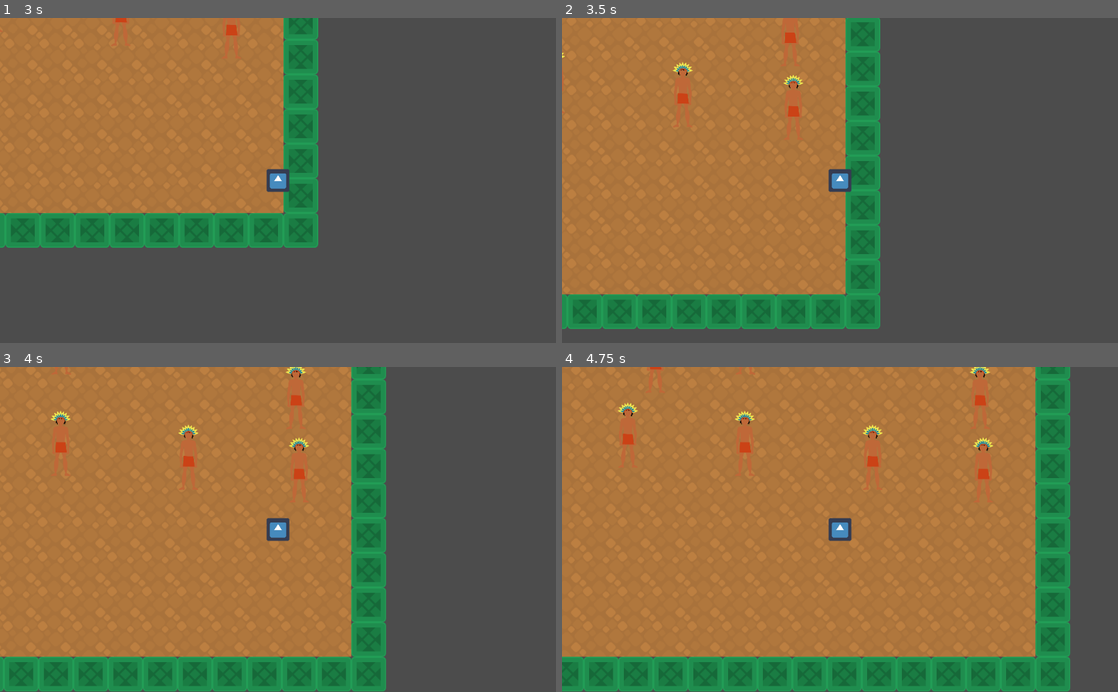
Above: before the commit, frames 1-4 (two rows, left to right).
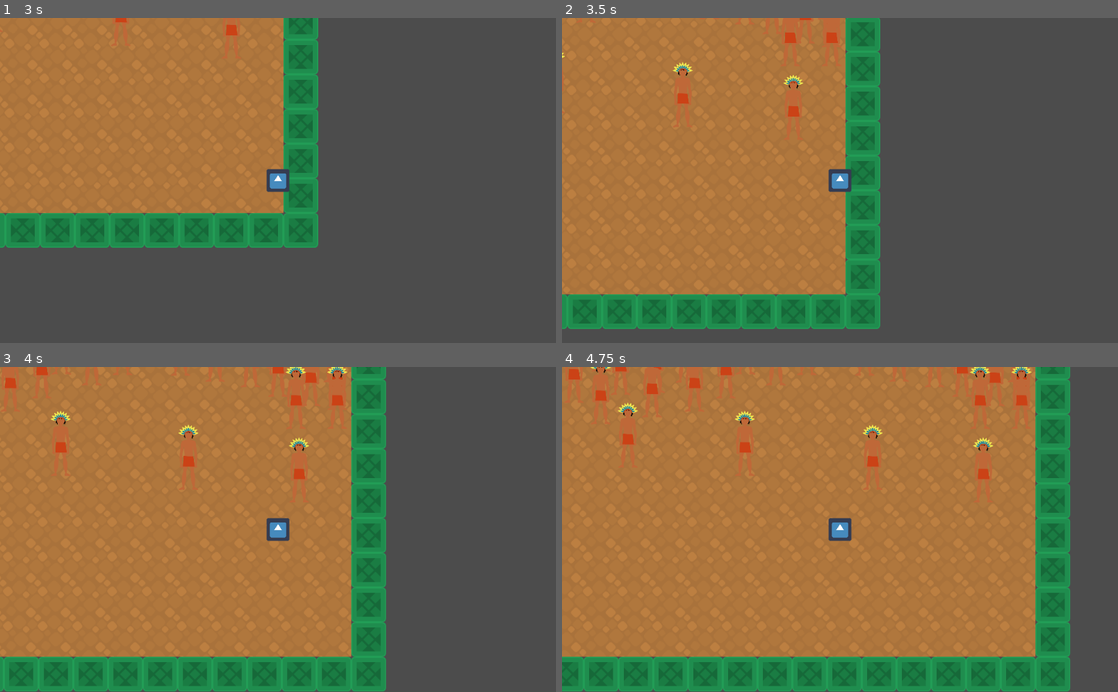
Above: after the commit, the same moments.

Repository: lendroit/welcome_thomas
Game: Godot game, scene res://World.tscn
The game is run twice, just before and just after one commit, with the same random seed, the same clock (stepped at 60 frames per second) and the same inputs. The engine's default icon, where the game draws it, is replaced by a stand-in: a white triangle on a blue panel in a dark square.
Inputs:
- Up to frame 1 (3 s): tap Enter (ui_accept) at 0.5, 0.77, 1.52, 2 s; hold Right (ui_right) 0.53-1.28 s; hold Down (ui_down) 1.28-2.03 s; hold Right (ui_right) 2.03-2.78 s; hold Up (ui_up) from 2.78 s (still down)
- Up to frame 2 (3.5 s): keep holding Up (ui_up); tap Enter (ui_accept) at 3.02 s
- Up to frame 3 (4 s): release Up (ui_up) at 3.53 s; hold Left (ui_left) from 3.53 s (still down); tap Enter (ui_accept) at 3.77 s
- Up to frame 4 (4.75 s): keep holding Left (ui_left); tap Enter (ui_accept) at 4.52 s

Frame 1 is identical in both runs. In frame 2, less than 0.1% of the frame differs, in the area x 42-50%, y 0-8%; in frame 3, 0.4%; in frame 4, 0.6%, in the area x 1-85%, y 0-12%.

Commit message:
feature: Moar Mayansss

Diff:
--- a/World.tscn
+++ b/World.tscn
@@ -65,4 +65,163 @@
 position = Vector2( 862.733, 838.52 )
 
 [node name="Mayan17" parent="." instance=ExtResource( 4 )]
-position = Vector2( 882.639, 294.033 )
+position = Vector2( 881.86, 294.033 )
+
+[node name="Mayan18" parent="." instance=ExtResource( 4 )]
+position = Vector2( 709.505, 322.952 )
+
+[node name="Mayan19" parent="." instance=ExtResource( 4 )]
+position = Vector2( 567.611, 442.867 )
+
+[node name="Mayan20" parent="." instance=ExtResource( 4 )]
+position = Vector2( 711.433, 444.024 )
+
+[node name="Mayan21" parent="." instance=ExtResource( 4 )]
+position = Vector2( 858.34, 451.736 )
+
+[node name="Mayan22" parent="." instance=ExtResource( 4 )]
+position = Vector2( 661.693, 509.187 )
+
+[node name="Mayan23" parent="." instance=ExtResource( 4 )]
+position = Vector2( 594.216, 502.247 )
+
+[node name="Mayan24" parent="." instance=ExtResource( 4 )]
+position = Vector2( 506.304, 499.934 )
+
+[node name="Mayan25" parent="." instance=ExtResource( 4 )]
+position = Vector2( 466.203, 446.338 )
+
+[node name="Mayan26" parent="." instance=ExtResource( 4 )]
+position = Vector2( 420.705, 499.548 )
+
+[node name="Mayan27" parent="." instance=ExtResource( 4 )]
+position = Vector2( 340.504, 517.285 )
+
+[node name="Mayan28" parent="." instance=ExtResource( 4 )]
+position = Vector2( 287.293, 467.93 )
+
+[node name="Mayan29" parent="." instance=ExtResource( 4 )]
+position = Vector2( 258.76, 522.683 )
+
+[node name="Mayan30" parent="." instance=ExtResource( 4 )]
+position = Vector2( 208.635, 470.244 )
+
+[node name="Mayan31" parent="." instance=ExtResource( 4 )]
+position = Vector2( 195.911, 545.047 )
+
+[node name="Mayan32" parent="." instance=ExtResource( 4 )]
+position = Vector2( 104.528, 472.943 )
+
+[node name="Mayan33" parent="." instance=ExtResource( 4 )]
+position = Vector2( 114.939, 554.3 )
+
+[node name="Mayan34" parent="." instance=ExtResource( 4 )]
+position = Vector2( 159.28, 596.714 )
+
+[node name="Mayan35" parent="." instance=ExtResource( 4 )]
+position = Vector2( 232.541, 584.761 )
+
+[node name="Mayan36" parent="." instance=ExtResource( 4 )]
+position = Vector2( 306.958, 564.711 )
+
+[node name="Mayan37" parent="." instance=ExtResource( 4 )]
+position = Vector2( 378.676, 579.363 )
+
+[node name="Mayan38" parent="." instance=ExtResource( 4 )]
+position = Vector2( 421.09, 550.444 )
+
+[node name="Mayan39" parent="." instance=ExtResource( 4 )]
+position = Vector2( 461.962, 522.297 )
+
+[node name="Mayan40" parent="." instance=ExtResource( 4 )]
+position = Vector2( 552.188, 539.263 )
+
+[node name="Mayan41" parent="." instance=ExtResource( 4 )]
+position = Vector2( 620.05, 542.347 )
+
+[node name="Mayan42" parent="." instance=ExtResource( 4 )]
+position = Vector2( 726.471, 499.548 )
+
+[node name="Mayan43" parent="." instance=ExtResource( 4 )]
+position = Vector2( 796.261, 499.933 )
+
+[node name="Mayan44" parent="." instance=ExtResource( 4 )]
+position = Vector2( 851.785, 526.924 )
+
+[node name="Mayan45" parent="." instance=ExtResource( 4 )]
+position = Vector2( 905.38, 565.868 )
+
+[node name="Mayan46" parent="." instance=ExtResource( 4 )]
+position = Vector2( 839.832, 576.664 )
+
+[node name="Mayan47" parent="." instance=ExtResource( 4 )]
+position = Vector2( 796.261, 543.889 )
+
+[node name="Mayan48" parent="." instance=ExtResource( 4 )]
+position = Vector2( 726.856, 541.961 )
+
+[node name="Mayan49" parent="." instance=ExtResource( 4 )]
+position = Vector2( 673.646, 556.228 )
+
+[node name="Mayan50" parent="." instance=ExtResource( 4 )]
+position = Vector2( 485.868, 567.41 )
+
+[node name="Mayan51" parent="." instance=ExtResource( 4 )]
+position = Vector2( 485.868, 567.41 )
+
+[node name="Mayan52" parent="." instance=ExtResource( 4 )]
+position = Vector2( 314.284, 617.15 )
+
+[node name="Mayan53" parent="." instance=ExtResource( 4 )]
+position = Vector2( 194.754, 639.899 )
+
+[node name="Mayan54" parent="." instance=ExtResource( 4 )]
+position = Vector2( 108.769, 654.551 )
+
+[node name="Mayan55" parent="." instance=ExtResource( 4 )]
+position = Vector2( 158.123, 693.881 )
+
+[node name="Mayan56" parent="." instance=ExtResource( 4 )]
+position = Vector2( 252.591, 681.157 )
+
+[node name="Mayan57" parent="." instance=ExtResource( 4 )]
+position = Vector2( 330.864, 670.746 )
+
+[node name="Mayan58" parent="." instance=ExtResource( 4 )]
+position = Vector2( 388.701, 646.454 )
+
+[node name="Mayan59" parent="." instance=ExtResource( 4 )]
+position = Vector2( 480.855, 622.163 )
+
+[node name="Mayan60" parent="." instance=ExtResource( 4 )]
+position = Vector2( 537.536, 603.269 )
+
+[node name="Mayan61" parent="." instance=ExtResource( 4 )]
+position = Vector2( 644.342, 604.426 )
+
+[node name="Mayan62" parent="." instance=ExtResource( 4 )]
+position = Vector2( 707.963, 615.608 )
+
+[node name="Mayan63" parent="." instance=ExtResource( 4 )]
+position = Vector2( 773.126, 625.633 )
+
+[node name="Mayan64" parent="." instance=ExtResource( 4 )]
+position = Vector2( 795.875, 591.702 )
+
+[node name="Mayan65" parent="." instance=ExtResource( 4 )]
+position = Vector2( 882.246, 610.21 )
+
+[node name="Mayan66" parent="." instance=ExtResource( 4 )]
+position = Vector2( 823.637, 643.37 )
+
+[node name="Mayan67" parent="." instance=ExtResource( 4 )]
+position = Vector2( 884.174, 660.721 )
+
+[node name="Mayan68" parent="." instance=ExtResource( 4 )]
+position = Vector2( 925.816, 616.379 )
+
+[node name="Mayan69" parent="." instance=ExtResource( 4 )]
+position = Vector2( 933.142, 685.012 )
+
+[node name="Mayan70" parent="." instance=ExtResource( 4 )]
+position = Vector2( 933.142, 685.012 )
